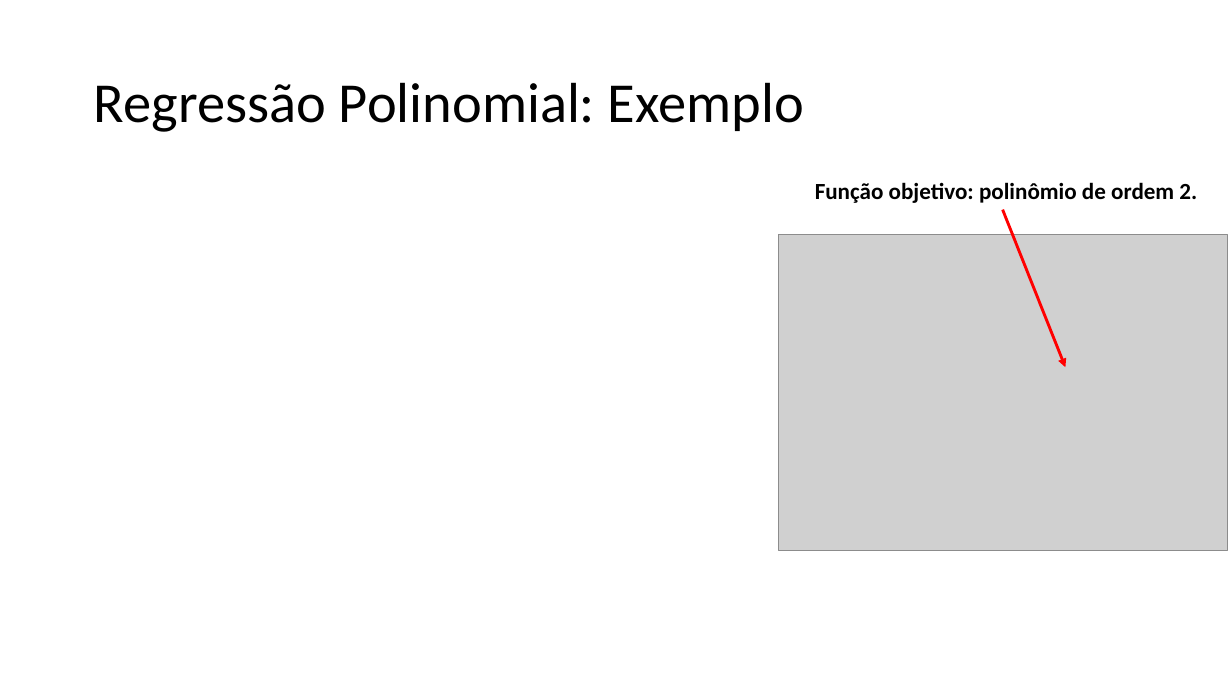
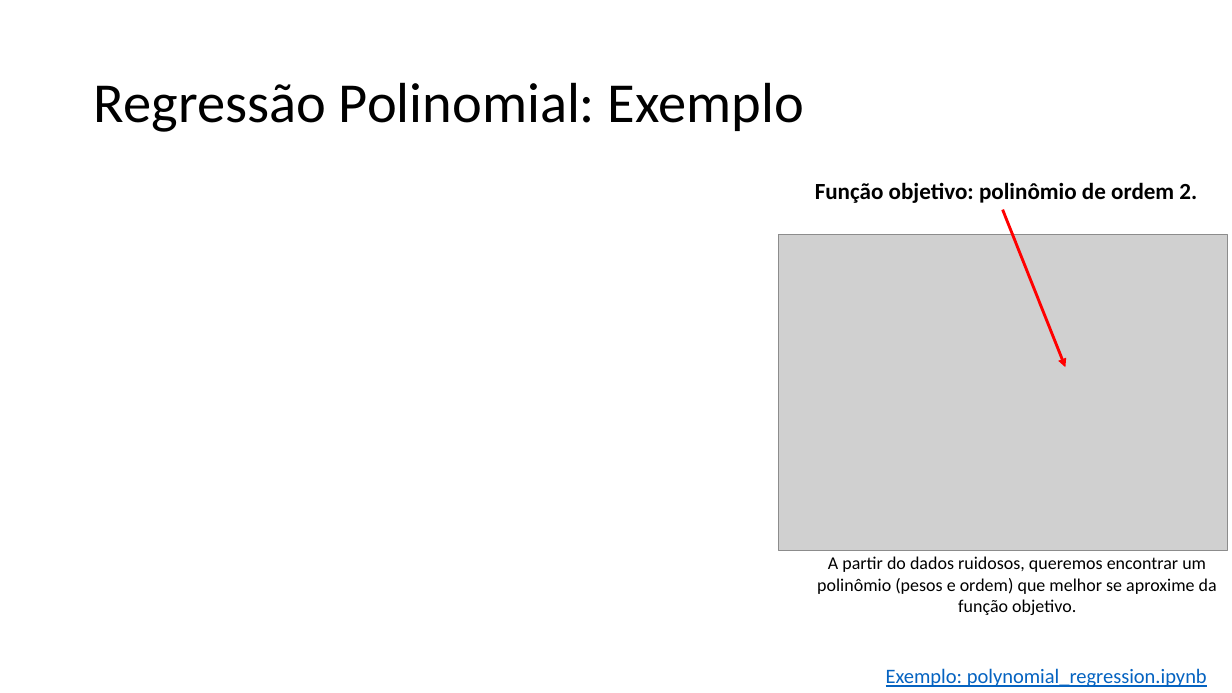
Before and after one commit to zz4fap/t319_aprendizado_de_maquina, a slide deck: slide 8 of slides/T319_Regressão_Linear (Parte IV).pptx. Drawn at 1232x693 pixels with LibreOffice and Linux fonts; fonts in the diff are those of the drawing; grey boxes stand for pictures. Boxes give left, top, right and bottom in pixels: in the first picture for what was removed or moved away, otherwise in the second. Text is boxed around its words. In the diff, an @@ line names an element or a change of style, - is before the commit and + after.

```diff
--- a/slides/T319_Regressão_Linear (Parte IV).pptx
+++ b/slides/T319_Regressão_Linear (Parte IV).pptx
@@ text added at (817, 556, 1217, 615), 14 pt, text #000000 @@
+A partir do dados ruidosos, queremos encontrar um polinômio (pesos e ordem) que melhor se aproxime da função objetivo.
@@ text added at (886, 668, 1207, 687), 16 pt, text #0563C1, underline @@
+Exemplo: polynomial_regression.ipynb
```
Also in this commit, not shown: 3 other slides changed, 3 other files.
